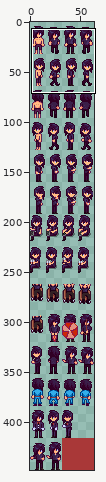
A sprite sheet gets an edit: Characters/Festivals/Luau/Sebastian_Luau.png. The picture above shows the old version from afar; the outline marks the close-up.
Close-up. Before the commit:
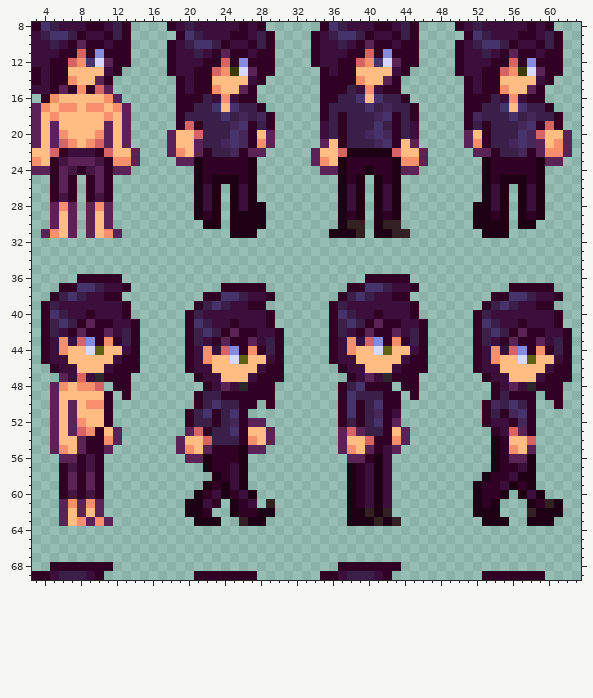
The file is 64x448 pixels. Pixels under 10% opacity are left out. Colours within 5 levels of each other are drawn and written as one. Shown: x 3..63, y 8..69. The commit also changed other parts of the picture, which this record leaves out.
Now the later version:
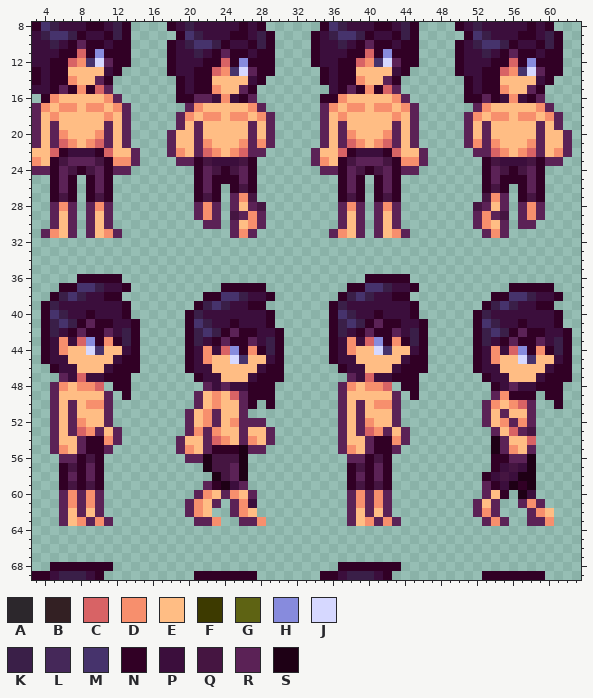
Palette (. is transparent): A #2c272c  B #332023  C #d86365  D #f78f6d  E #ffbd84  F #3d3a00  G #5e6313  H #878bdd  J #d6d8ff  K #3a1f48  L #452859  M #46336c  N #310025  P #3b0e3c  Q #451541  R #5b2256  S #1e0015
Change:
Changed rows in their new state; - is an unchanged pixel.
first column x 19:
13 ------M-------------------------------M----
14 -----------------P-------------------------
15 ----------------.P-RN-NCR------------------
16 --RR----R---------DEE-EEDR--------RN----R--
17 .RDEE-EEDR------RDEDDEDDEDR-----.RDEE-EEDR-
18 RDEDDEDDEDR-----REDEEEEEDER-----RDEDDEDDEDR
19 REREEEEERER-----REREEEEERER-----REREEEEERER
20 --REEEEER-------RERDEEEDRER-------REEEEER--
21 ---DEEEDR---------RCDEDCR---------RDEEED--E
22 ---CDEDC-----------NPPPN-----------CDEDC-E-
23 --NQPPPQN---------NQRRRQN---------NQPPPQN--
24 --NRQ-QRN---------NRQNQRN---------NRQ-QRN--
25 --NRNNNRN---------NRN-NRN---------NRNNNRN--
26 --NRN-NQN---------NRN-NRN---------NQN-NRN--
27 --NQN-RDQ---------NQN-NQN---------QDR-NQN--
28 --RDR-RERQ--------RDR-RDR--------QRER-RDR--
29 --RDR-QRDR--------RER-RER--------RDRQ-RDR--
30 ---RR-REDR--------RER-RER--------RDER-RR---
31 ------RDR--------RDER-REDR--------RDR------
first column x 6:
44 ----M-------------------------------M-------------------
45 --------------------M-------------------------------M---
47 ----P---------------------------R-C-P-------------------
48 ----------------R---P----------RDEDDC---------------P---
49 -----R---------REDECR----------REEEEER----------RD------
50 -----R---------REDEER----------REREDDR---------RDEDCR---
51 -----R--------REDREER----------REREEER---------REREER---
52 -----R--------REDREDR----------RERDEE----------REDRDR---
53 ----R----------DRDEER-----------E-CDR-----------RE--Q---
54 ----------------RCDER-------------R--------------R------
55 ------------------------------------N------------R------
56 -----------------QQQ---------------QN-----------N-------
57 ---R-------------QQR------------NQNRN-----------NPQ-----
58 ------------------QR------------NRNRN----------NPQ------
59 -Q-Q------------R---R-----------NQNQN---------.R--------
60 RDRDR----------RDERDER----------RDRDR---------.REN---.--
61 --------------RDER-RD--.--------RDRDR---------RER--RDR..
62 --------------RDE--RDE..--------RERER---------RDR---RDE.
63 ---------------RRD--RRD---------REDRDR---------RDR--RRD-
